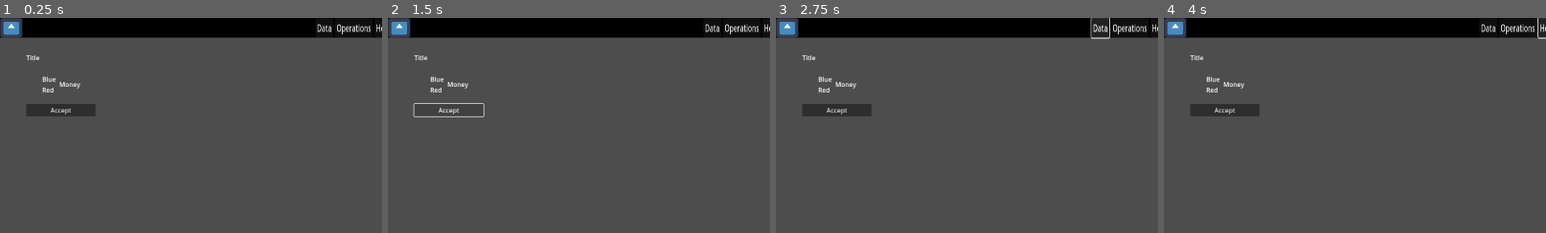
Above: before the commit, frames 1-4 (left to right).
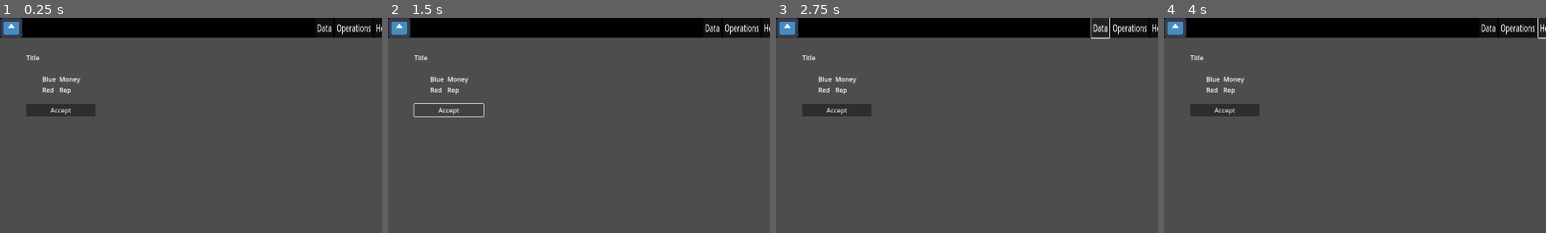
Above: after the commit, the same moments.

Repository: worrall1/PrivacyGame
Game: Godot game, scene res://Data.tscn
Two runs of this game, one before a commit and one after it. Both use one fixed random seed, a clock stepped at 60 frames per second and the inputs below. The project has no main scene, so this scene is started directly. The engine's default icon, where the game draws it, is replaced by a stand-in: a white triangle on a blue panel in a dark square.
Inputs:
- Up to frame 1 (0.25 s): no input
- Up to frame 2 (1.5 s): click "Accept" at 0.5 s; click "Accept" at 1.25 s
- Up to frame 3 (2.75 s): click "Data" at 2 s
- Up to frame 4 (4 s): click "Operations" at 2.75 s; click "Home" at 3.5 s
The pictures show only the part of the screen within x 0-50%, y 0-50%; the shares and areas given below are measured in that part.

The runs differ from the first frame. In frame 1, 0.2% of the frame differs, in the area x 15-21%, y 27-36%; in frame 2, 0.2%; in frame 3, 0.2%; in frame 4, 0.2%.

Commit message:
Yearly Report creation

Diff:
--- a/DataOffer.tscn
+++ b/DataOffer.tscn
@@ -42,9 +42,16 @@
 layout_mode = 2
 color = Color(0.00392157, 0.00392157, 0.00392157, 1)
 
-[node name="Money" type="Label" parent="VBoxContainer/HBoxContainer"]
+[node name="VBoxContainer2" type="VBoxContainer" parent="VBoxContainer/HBoxContainer"]
+layout_mode = 2
+
+[node name="Money" type="Label" parent="VBoxContainer/HBoxContainer/VBoxContainer2"]
 layout_mode = 2
 text = "Money"
+
+[node name="Rep" type="Label" parent="VBoxContainer/HBoxContainer/VBoxContainer2"]
+layout_mode = 2
+text = "Rep"
 
 [node name="Button" type="Button" parent="."]
 layout_mode = 2
--- /dev/null
+++ b/YearlyReport.tscn
@@ -0,0 +1,10 @@
+[gd_scene load_steps=2 format=3 uid="uid://dkchwootoaxgx"]
+
+[ext_resource type="Texture2D" uid="uid://bvcl4nnyulyp0" path="res://Textures/Black.png" id="1_jdixa"]
+
+[node name="NinePatchRect" type="NinePatchRect"]
+offset_left = 379.0
+offset_top = 161.0
+offset_right = 1540.0
+offset_bottom = 935.0
+texture = ExtResource("1_jdixa")
